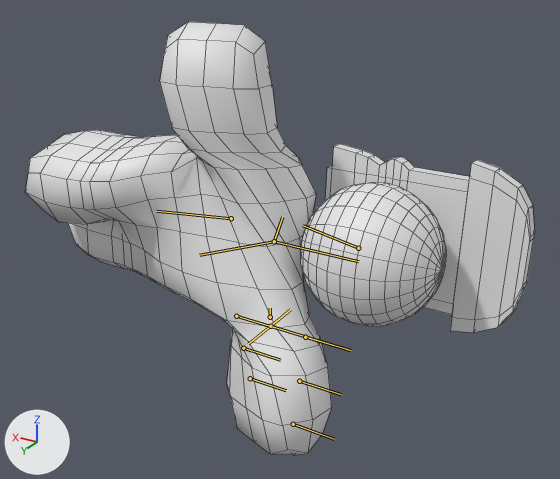
The FBX model UnityIntermediate/Assets/Models/Player.fbx: old version first, new version second.
Rendered twice from a 50 mm camera at (-1.236, 1.996, 1.297) aimed at (-0.025, -0.022, 0.288). Lighting does not change. The marker at lower left points along +X, +Y and +Z. Both versions are drawn at frame 70 of the action 'ArmatureAction'; the numbers are the values there. The bones that bend it are drawn over the model as lines. Mesh edges are drawn as thin lines.

The first picture shows 'Player'.
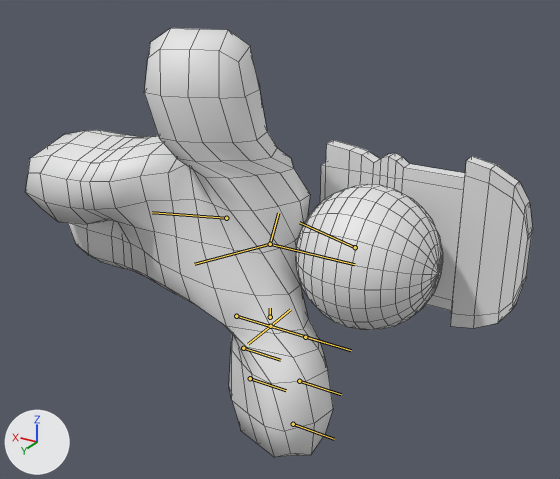
The change in detail:
Bone 'Bone' (bone_bone) turns from (0, -5, 0) to (0, 0, 0) degrees about its own x, y and z.

Where the change shows, as pixel boxes (x1, y1, x2, y2) in the pictures (560 x 479 px):
'Player', posed
    before: (26, 22, 535, 455)
    after: (26, 28, 533, 457)
